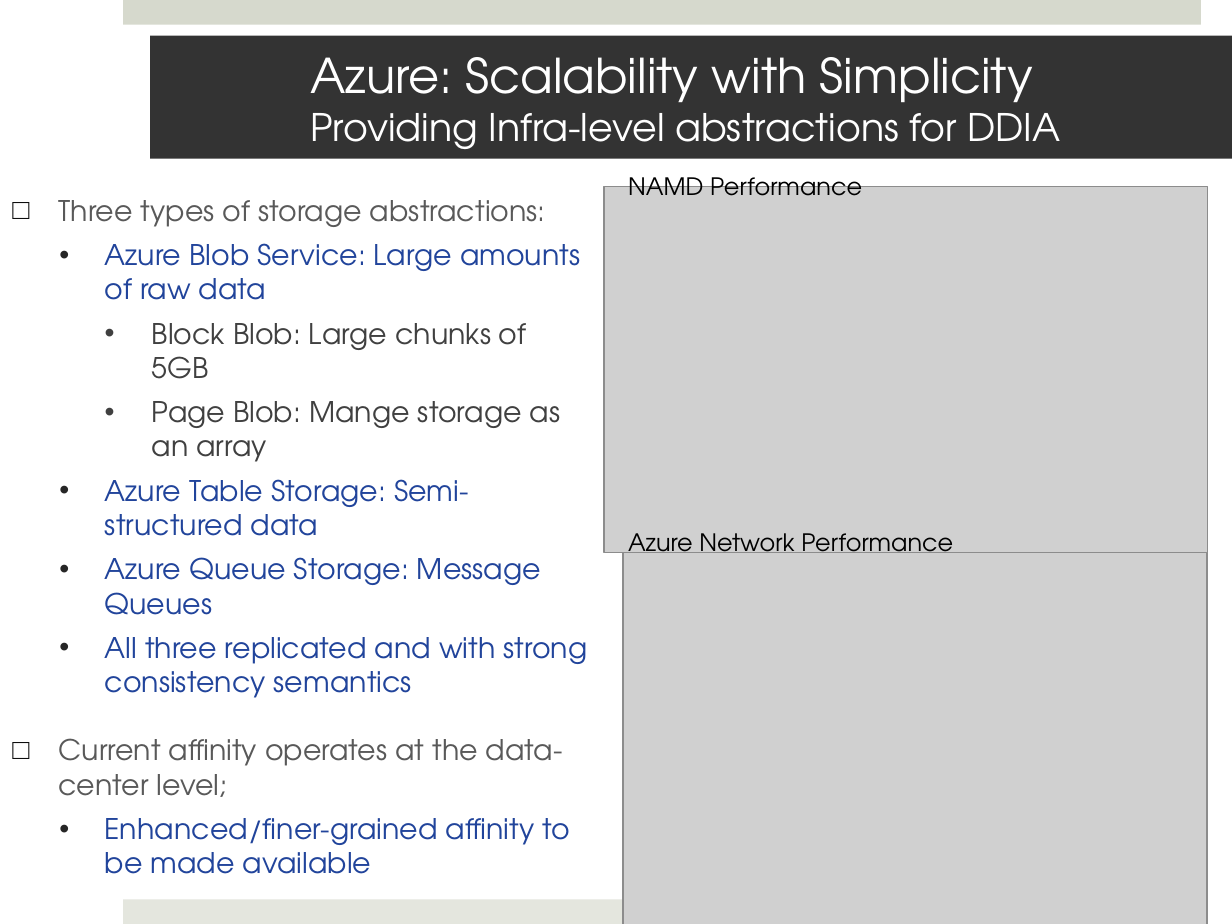
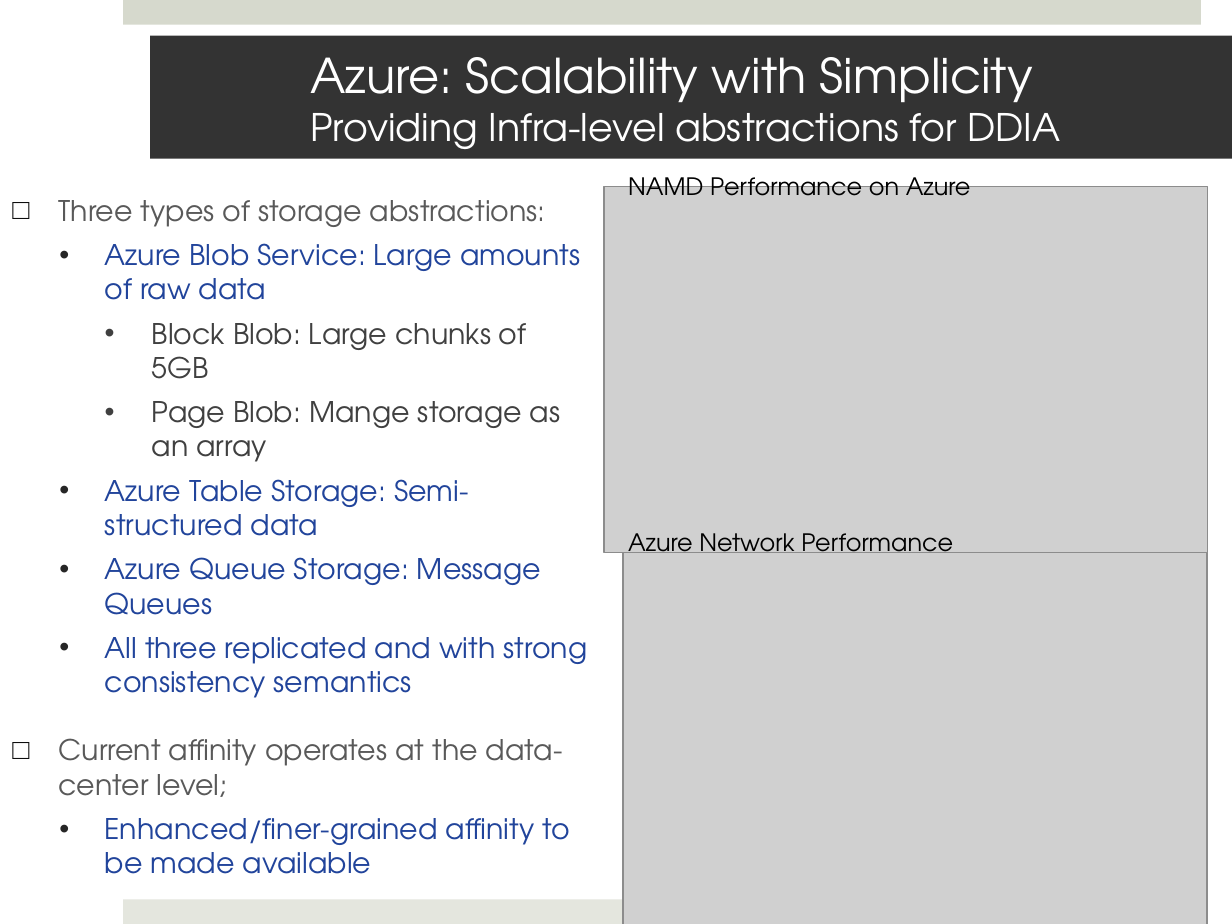
Before and after one commit to saga-project/saga-cpp-legacy-projects, a slide deck: slide 18 of papers/cloudcom10/presentation/saga-azure-cloudcom10.pptx. Drawn at 1232x924 pixels with LibreOffice and Linux fonts; fonts in the diff are those of the drawing; grey boxes stand for pictures. Boxes give left, top, right and bottom in pixels: in the first picture for what was removed or moved away, otherwise in the second. Text is boxed around its words. In the diff, an @@ line names an element or a change of style, - is before the commit and + after.

```diff
--- a/papers/cloudcom10/presentation/saga-azure-cloudcom10.pptx
+++ b/papers/cloudcom10/presentation/saga-azure-cloudcom10.pptx
@@ text at (628, 171, 971, 196): text changed @@
-NAMD Performance
+NAMD Performance on Azure
```
Also in this commit, not shown: 8 other slides changed, 1 slide added.
